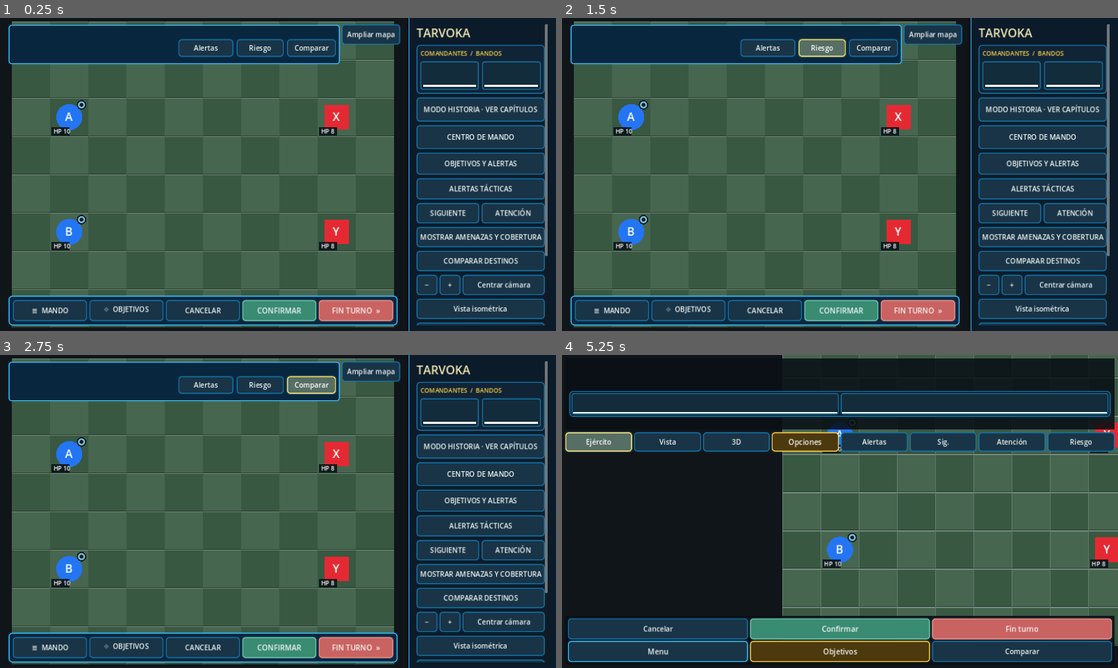
Above: before the commit, frames 1-4 (two rows, left to right).
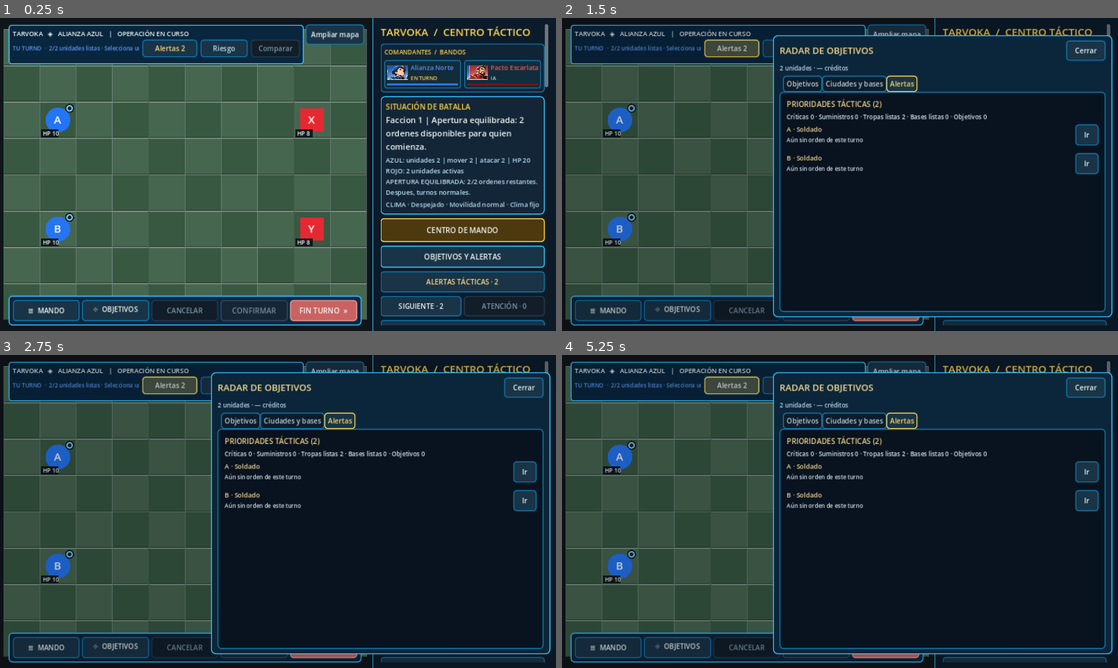
Above: after the commit, the same moments.

Repository: edwinrodri12/Tarvoka
Game: Godot game, scene res://scenes/Main.tscn
The game is run twice, just before and just after one commit, with the same random seed, the same clock (stepped at 60 frames per second) and the same inputs.
Inputs (mouse positions are in pixels of both pictures, inside the frame that each line leads up to):
- Up to frame 1 (0.25 s): no input
- Up to frame 2 (1.5 s): click "Alertas" (after the commit: "Alertas 2") at 0.5 s; click "Riesgo" at 1.25 s
- Up to frame 3 (2.75 s): click (311, 386) at 2 s, where only the run before the commit has a clickable "Comparar"
- Up to frame 4 (5.25 s): click "≡ MANDO" at 2.75 s; click "⌖ OBJETIVOS" at 3.5 s; click "Ampliar mapa" at 4.25 s; click (600, 442) at 5 s, where only the run before the commit has a clickable "Ejército"

The runs differ from the first frame. In frame 1, 32% of the frame differs, in the area x 0-99%, y 0-100%; in frame 2, 58%; in frame 3, 58%; in frame 4, 85%, in the area x 0-100%, y 0-100%.
Error before the commit: Parse Error: Identifier "_choose_category" not declared in the current scope. (res://scripts/ui/ArsenalHomeScreen.gd:112)

Commit message:
feat(arsenal): implement category filters, actual unit stats and read-only production site dossiers

Diff:
--- a/scripts/ui/ArsenalHomeScreen.gd
+++ b/scripts/ui/ArsenalHomeScreen.gd
@@ -330,14 +330,91 @@
     show()
     _reflow()
 
+func _role_category(role: String) -> int:
+    if Roles.PROFILES.has(role):
+        return 0
+    var domain: String = str(Arsenal.profile(role).get("domain","ground"))
+    return 1 if domain == "air" else (2 if domain == "naval" else 0)
+
+func _choose_category(index: int) -> void:
+    if index < 0 or index >= CATEGORIES.size():
+        return
+    category_index = index
+    catalog_scroll.scroll_vertical = 0
+    for i in range(category_buttons.size()):
+        Chrome.emphasize(category_buttons[i],"primary" if i == index else "secondary")
+    for role in role_rows:
+        var row: Control = role_rows[role]
+        row.visible = (index < 3 and _role_category(str(role)) == index)
+    for key in site_rows:
+        var row: Control = site_rows[key]
+        row.visible = index == 3
+    status_heading.text = (
+        "CATÁLOGO  /  %s" % CATEGORIES[index] if index < 3 else
+        "INSTALACIONES DEL SISTEMA")
+    controls.visible = index < 3
+    faction_emblem.visible = index < 3
+    unit_preview.visible = index < 3
+    site_notice.visible = index == 3
+    if index == 3:
+        _select_site(selected_site if SITES.has(selected_site) else SITES[0])
+    else:
+        var next_role: String = selected_role
+        if _role_category(next_role) != index:
+            for role in Roles.ORDER + Arsenal.ORDER:
+                if _role_category(str(role)) == index:
+                    next_role = str(role)
+                    break
+        _select_role(next_role)
+    if compact_landscape:
+        _reflow()
+
+func _select_site(key: String) -> void:
+    var index: int = SITES.find(key)
+    if category_index != 3 or index < 0:
+        return
+    selected_site = key
+    unit_name.text = SITE_NAMES[index]
+    unit_kind.text = "INSTALACIÓN  /  CATÁLOGO"
+    unit_code.text = "TIPO  ·  %s" % key
+    unit_note.text = SITE_DESC[index]
+    if key == "city":
+        unit_stats.text = "INGRESOS POR TURNO\nClásica: 100 créditos  ·  Moderna: 250 créditos"
+    else:
+        var products: Array[String] = []
+        for role in Arsenal.ORDER:
+            if str(Arsenal.profile(str(role)).get("site","")) == key:
+                products.append(Roles.label(str(role)))
+        unit_stats.text = ("PRODUCCIÓN: %s" % ", ".join(products)) if not products.is_empty() else "Centro de producción del sistema clásico."
+    for site in site_buttons:
+        Chrome.emphasize(site_buttons[site],"primary" if site == key else "secondary")
+
 func _select_role(role: String) -> void:
     if not role_buttons.has(role):
         return
     selected_role = role
+    selected_site = ""
     unit_name.text = Roles.label(role)
-    var details: Array = Art.design(role)
-    unit_kind.text = "CLASE  ·  %s" % str(details[0]).to_upper()
-    unit_code.text = "IDENTIFICADOR  ·  %s" % role
+    var design: Array = Art.design(role)
+    unit_kind.text = "DOMINIO  ·  %s" % (
+        "TIERRA" if _role_category(role) == 0 else
+        ("AIRE" if _role_category(role) == 1 else "MAR"))
+    var profile: Dictionary = (
+        Roles.PROFILES[role] if Roles.PROFILES.has(role) else Arsenal.profile(role))
+    unit_code.text = "ID  ·  %s" % (
+        str(profile.get("code",role)).to_upper())
+    unit_stats.text = "PV %d   MOV %d   ATQ %d   DEF %d\nVISIÓN %d   ALCANCE %d–%d   COSTE %d" % [
+        int(profile.get("hp",0)),
+        int(profile.get("move_points",0)),
+        int(profile.get("attack",0)),
+        int(profile.get("defense",0)),
+        int(profile.get("vision",0)),
+        int(profile.get("attack_min_range",1)),
+        int(profile.get("attack_range",1)),
+        Economy.cost(role)]
+    unit_note.text = Roles.counter_description(role)
+    site_notice.hide()
+    unit_preview.show()
     _refresh_preview()
 
 func _select_pose(_index: int) -> void:
@@ -353,20 +430,43 @@
     _refresh_preview()
 
 func _refresh_preview() -> void:
+    if unit_preview == null or selected_role.is_empty():
+        return
     var tint: Color = Style.faction_color(selected_faction)
     unit_preview.configure(selected_role,tint)
-    unit_preview.set_pose(str(SpriteAtlas.POSES[pose_picker.selected]))
-    unit_preview.set_heading(HEADINGS[heading_picker.selected])
+    if pose_picker != null and pose_picker.selected >= 0:
+        unit_preview.set_pose(str(SpriteAtlas.POSES[pose_picker.selected]))
+    if heading_picker != null and heading_picker.selected >= 0:
+        unit_preview.set_heading(HEADINGS[heading_picker.selected])
+    if faction_emblem != null:
+        faction_emblem.texture = Style.emblem_texture(selected_faction)
+        faction_emblem.tooltip_text = str(Style.FACTIONS[selected_faction]["name"])
     for role in role_buttons:
-        Chrome.emphasize(role_buttons[role],"primary" if str(role) == selected_role else "secondary")
+        Chrome.emphasize(role_buttons[role],
+            "primary" if str(role) == selected_role else "secondary")
 
 func _reflow() -> void:
     if content_rail == null:
         return
     var viewport: Vector2 = get_viewport_rect().size
-    # Android stays landscape. Vertical is a defensive desktop/editor fallback.
+    compact_landscape = viewport.x > viewport.y and viewport.y <= 560.0
     content_rail.vertical = viewport.y > viewport.x * 1.12
-    unit_preview.custom_minimum_size = Vector2(128,128) if viewport.y < 580.0 else Vector2(180,180)
+    var icon_size: int = 104 if compact_landscape else (150 if viewport.y < 720 else 180)
+    unit_preview.custom_minimum_size = Vector2(icon_size,icon_size)
+    page_heading.add_theme_font_size_override("font_size",18 if compact_landscape else 25)
+    unit_name.add_theme_font_size_override("font_size",18 if compact_landscape else 25)
+    unit_stats.add_theme_font_size_override("font_size",12 if compact_landscape else 13)
+    catalog_status.visible = not compact_landscape
+    back_button.custom_minimum_size.y = 46 if compact_landscape else 48
+    for i in range(category_buttons.size()):
+        category_buttons[i].custom_minimum_size.y = 44 if compact_landscape else 48
+        category_buttons[i].add_theme_font_size_override(
+            "font_size",12 if compact_landscape else 16)
+        category_buttons[i].text = (["TIERRA","AIRE","MAR","BASES"][i]
+            if compact_landscape else
+            "%s  %d" % [CATEGORIES[i],16 if i == 0 else (8 if i in [1,2] else SITES.size())])
+    for opt in [pose_picker,faction_picker,heading_picker]:
+        opt.custom_minimum_size.y = 44 if compact_landscape else 48
 
 func _unhandled_key_input(event: InputEvent) -> void:
     if visible and event is InputEventKey and event.pressed and not event.echo and event.keycode == KEY_ESCAPE:
